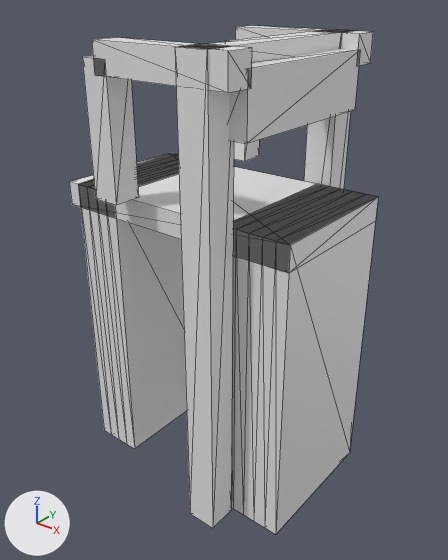
The glTF model models/ijzendoorn/ijzendoorn-brug-27db24a8/ijzendoorn-brug-27db24a8.glb, before and after one commit.
The view is the same before and after, from a 50 mm lens placed at (12.21, -14.98, 6.31), pointed at (0.26, -0.05, -2.95). The axes (+X, +Y, +Z) are drawn at lower left. The lights are the same throughout. The first picture is the older version. Mesh edges are drawn as thin lines.

In view in the first picture: 'building:balans', 'building:balans 2', 'building:contragewicht', 'building:hamei', 'building:hamei 2', 'building:hangstang', 'building:hangstang 2', 'building:portaal', 'road:dek', 'road:landhoofd (aangenomen)', 'road:landhoofd (aangenomen) 2'.
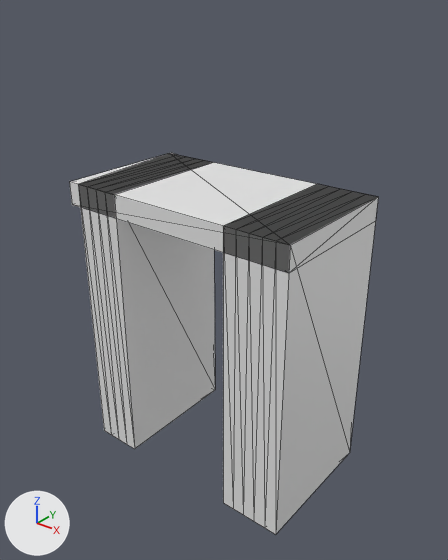
The edits, one by one:
Object 'building:hamei' (ob_building_hamei) is deleted.
Object 'building:hamei 2' (ob_building_hamei_2) is deleted.
Object 'building:portaal' (ob_building_portaal) is deleted.
Object 'building:balans' (ob_building_balans) is deleted.
Object 'building:hangstang' (ob_building_hangstang) is deleted.
Object 'building:balans 2' (ob_building_balans_2) is deleted.
Object 'building:hangstang 2' (ob_building_hangstang_2) is deleted.
Object 'building:contragewicht' (ob_building_contragewicht) is deleted.

Where the change shows, as pixel boxes (x1, y1, x2, y2) in the pictures (448 x 560 px):
'building:hamei 2', deleted: before (175, 44, 234, 528)
'building:contragewicht', deleted: before (229, 49, 360, 144)
'building:hangstang 2', deleted: before (82, 55, 139, 205)
'building:balans 2', deleted: before (92, 37, 252, 93)
'building:hamei', deleted: before (304, 29, 351, 189)
'building:portaal', deleted: before (197, 31, 343, 63)
'building:balans', deleted: before (235, 25, 373, 66)
'building:hangstang', deleted: before (226, 40, 259, 161)
